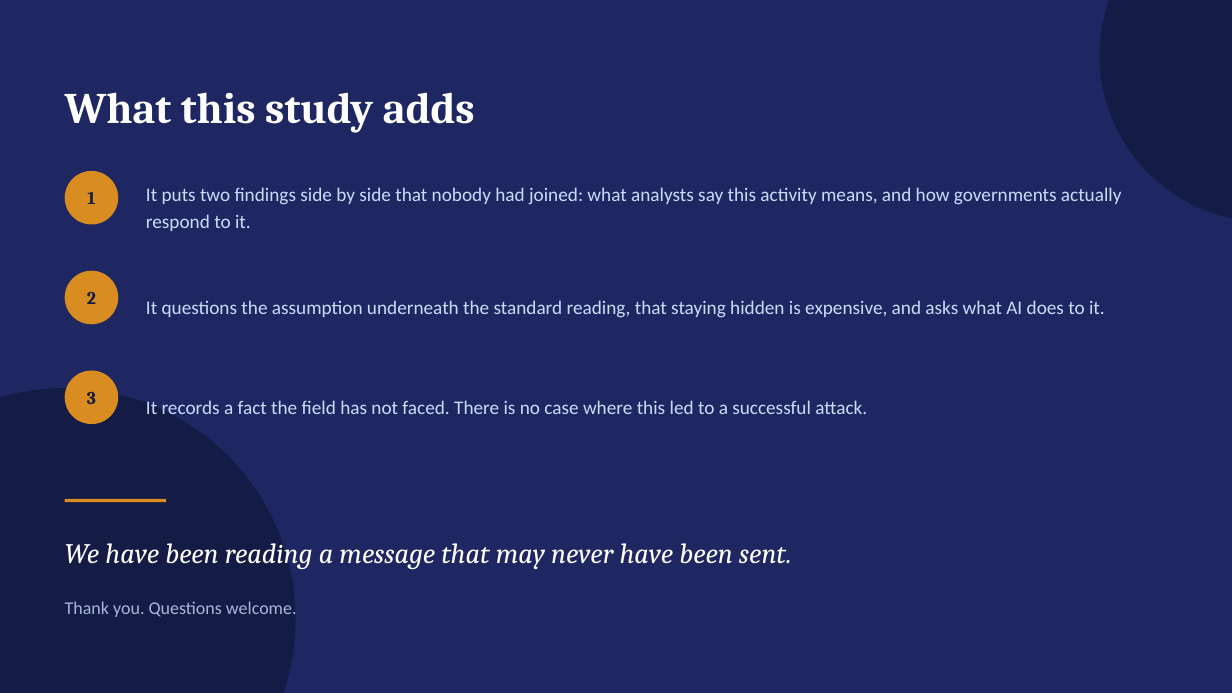
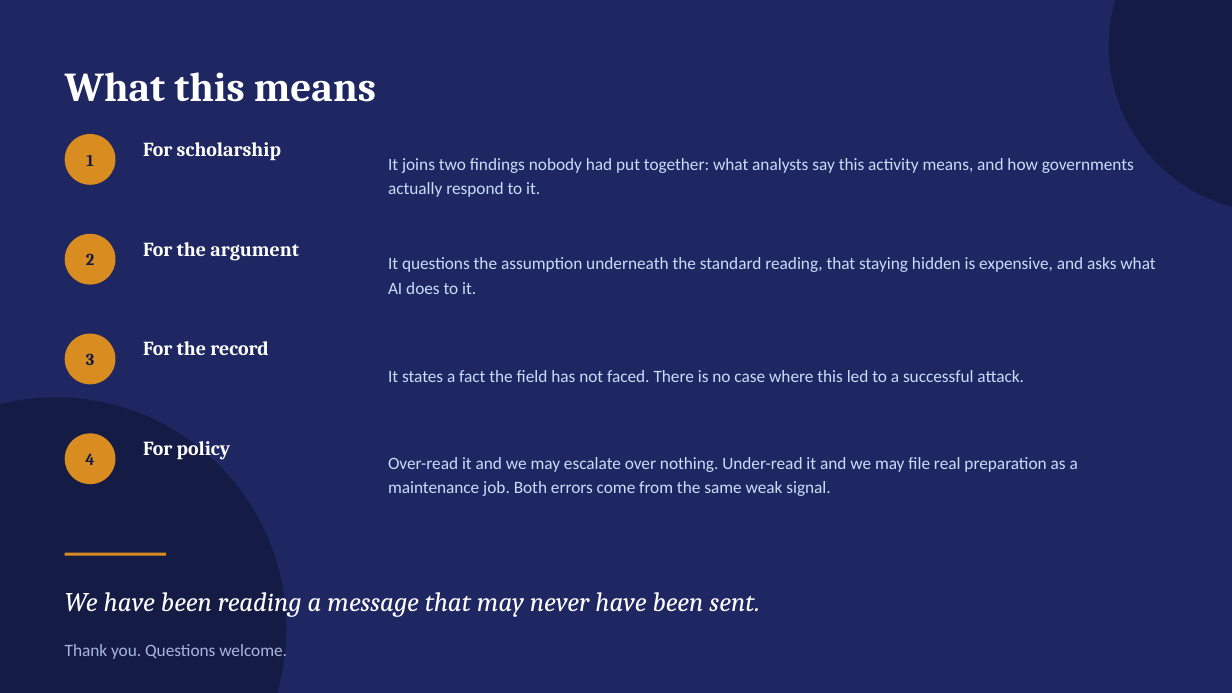
Before and after one commit to s9765fzsv8-cmyk/Claude, a slide deck: slide 12 of deck/price-of-patience.pptx (slide 10 before the commit). Drawn at 1232x693 pixels with LibreOffice and Linux fonts; fonts in the diff are those of the drawing. Boxes give left, top, right and bottom in pixels: in the first picture for what was removed or moved away, otherwise in the second. Text is boxed around its words. In the diff, an @@ line names an element or a change of style, - is before the commit and + after.

```diff
--- a/deck/price-of-patience.pptx
+++ b/deck/price-of-patience.pptx
@@ ellipse: place and size @@
-ellipse at [1100, 0, 1232, 222]
+ellipse at [1109, 0, 1232, 213]
@@ text at [65, 72, 376, 102]: text changed; size 34 to 32 pt @@
-What this study adds
+What this means
@@ size 14 to 13 pt in 3 elements at [86, 253, 94, 265], [86, 353, 94, 365], [86, 155, 94, 166] @@
@@ text added at [143, 142, 281, 161], 15.5 pt, text #FFFFFF, bold @@
+For scholarship
@@ text at [388, 158, 1134, 197]: text changed; size 15 to 13.5 pt @@
-It puts two findings side by side that nobody had joined: what analysts say this activity means, and how governments actually respond to it.
+It joins two findings nobody had put together: what analysts say this activity means, and how governments actually respond to it.
@@ text "It questions the assumption underneath ...": place and size @@
-text "It questions the assumption underneath ..." at [146, 300, 1105, 318]
+text "It questions the assumption underneath ..." at [388, 257, 1155, 294]
@@ text "It questions the assumption underneath ..." at [388, 257, 1155, 294]: size 15 to 13.5 pt; line spacing 21pt to 19pt @@
@@ text added at [143, 242, 299, 261], 15.5 pt, text #FFFFFF, bold @@
+For the argument
@@ 3 texts, 3 ellipses: place and size @@
-3 texts, 3 ellipses at [65, 171, 118, 424]
+3 texts, 3 ellipses at [65, 134, 116, 384]
@@ text added at [143, 341, 268, 355], 15.5 pt, text #FFFFFF, bold @@
+For the record
@@ text at [388, 370, 1024, 382]: text changed; size 15 to 13.5 pt @@
-It records a fact the field has not faced. There is no case where this led to a successful attack.
+It states a fact the field has not faced. There is no case where this led to a successful attack.
@@ ellipse: place and size @@
-ellipse at [0, 388, 296, 693]
+ellipse at [0, 397, 287, 693]
@@ ellipse added at [65, 433, 116, 484], fill #D98C1F @@
@@ text added at [143, 441, 231, 460], 15.5 pt, text #FFFFFF, bold @@
+For policy
@@ text added at [85, 453, 94, 465], 13 pt, text #141B45, bold @@
+4
@@ text added at [388, 457, 1078, 496], 13.5 pt, text #CADCFC @@
+Over-read it and we may escalate over nothing. Under-read it and we may file real preparation as a maintenance job. Both errors come from the same weak signal.
@@ rectangle: place and size @@
-rectangle at [65, 499, 166, 503]
+rectangle at [65, 553, 166, 556]
@@ text "We have been reading a ...": place and size @@
-text "We have been reading a ..." at [65, 543, 792, 570]
+text "We have been reading a ..." at [65, 592, 759, 617]
@@ text "We have been reading a ..." at [65, 592, 759, 617]: size 22 to 21 pt @@
@@ text "Thank you. Questions welcome.": place and size @@
-text "Thank you. Questions welcome." at [65, 601, 297, 617]
+text "Thank you. Questions welcome." at [65, 644, 287, 659]
@@ text "Thank you. Questions welcome." at [65, 644, 287, 659]: size 14 to 13.5 pt @@
```
Also in this commit, not shown: 8 other slides changed, 3 slides added, 1 slide removed, 1 other file.
